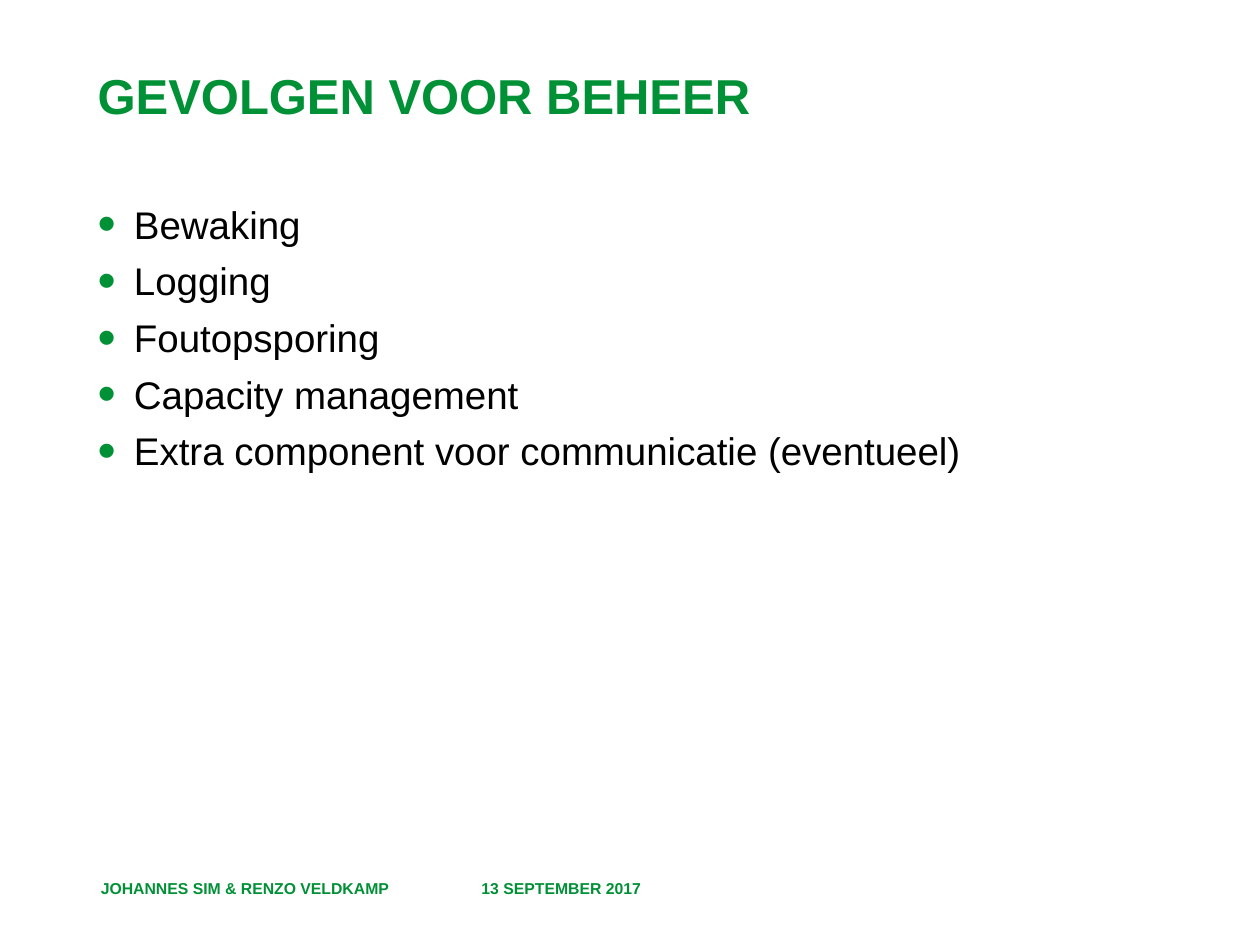
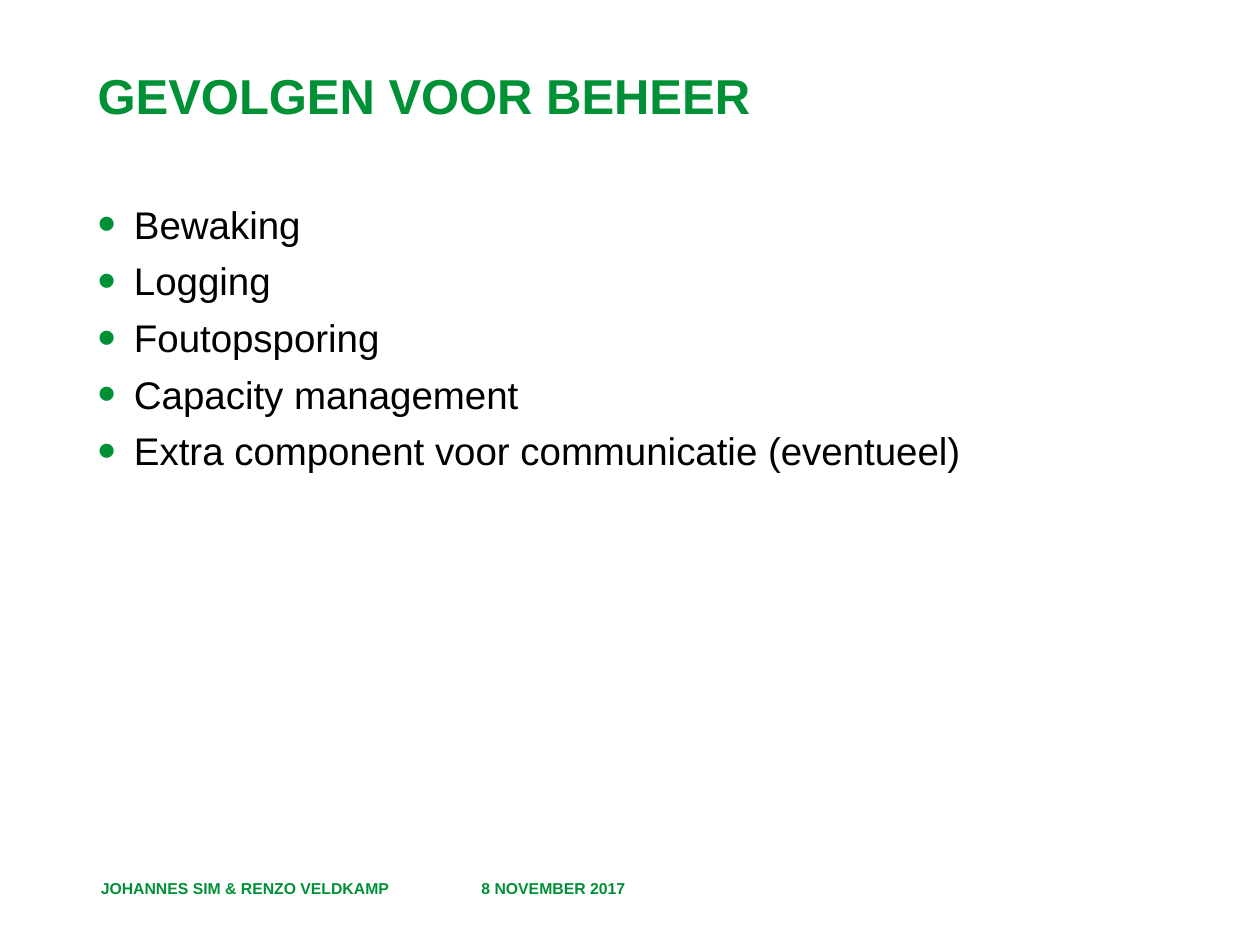
Before and after one commit to RenzoVeldkamp/MicroContainer, a slide deck: slide 6 of Presentatie/Microservices 102.pptx. Drawn at 1260x945 pixels with LibreOffice and Linux fonts; fonts in the diff are those of the drawing; background and template pictures are left out. Boxes give left, top, right and bottom in pixels: in the first picture for what was removed or moved away, otherwise in the second. Text is boxed around its words. In the diff, an @@ line names an element or a change of style, - is before the commit and + after.

```diff
--- a/Presentatie/Microservices 102.pptx
+++ b/Presentatie/Microservices 102.pptx
@@ text at [481,883,625,894]: text changed @@
-13 SEPTEMBER 2017
+8 NOVEMBER 2017
```
Also in this commit, not shown: 8 other slides changed.
